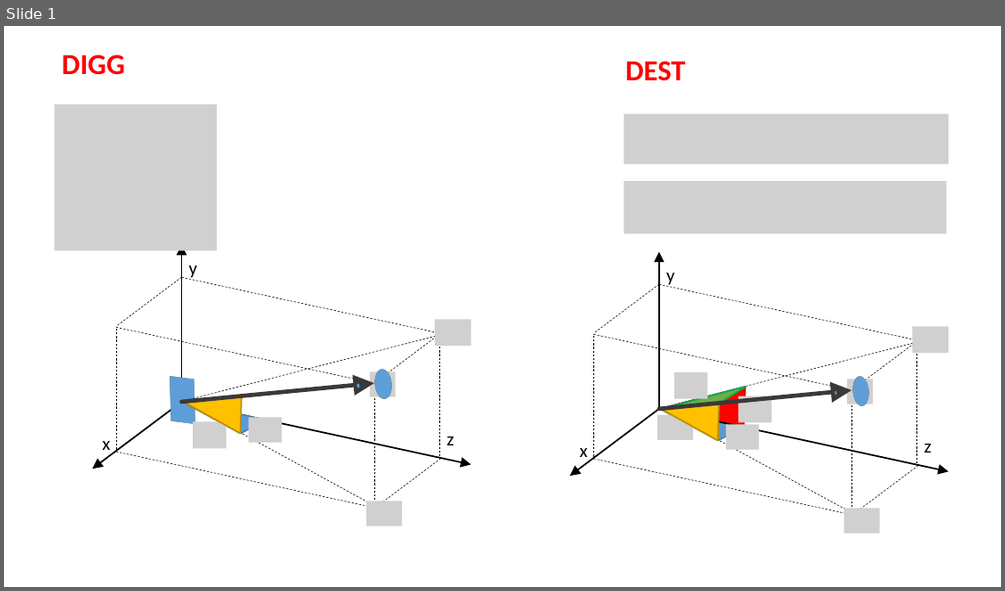
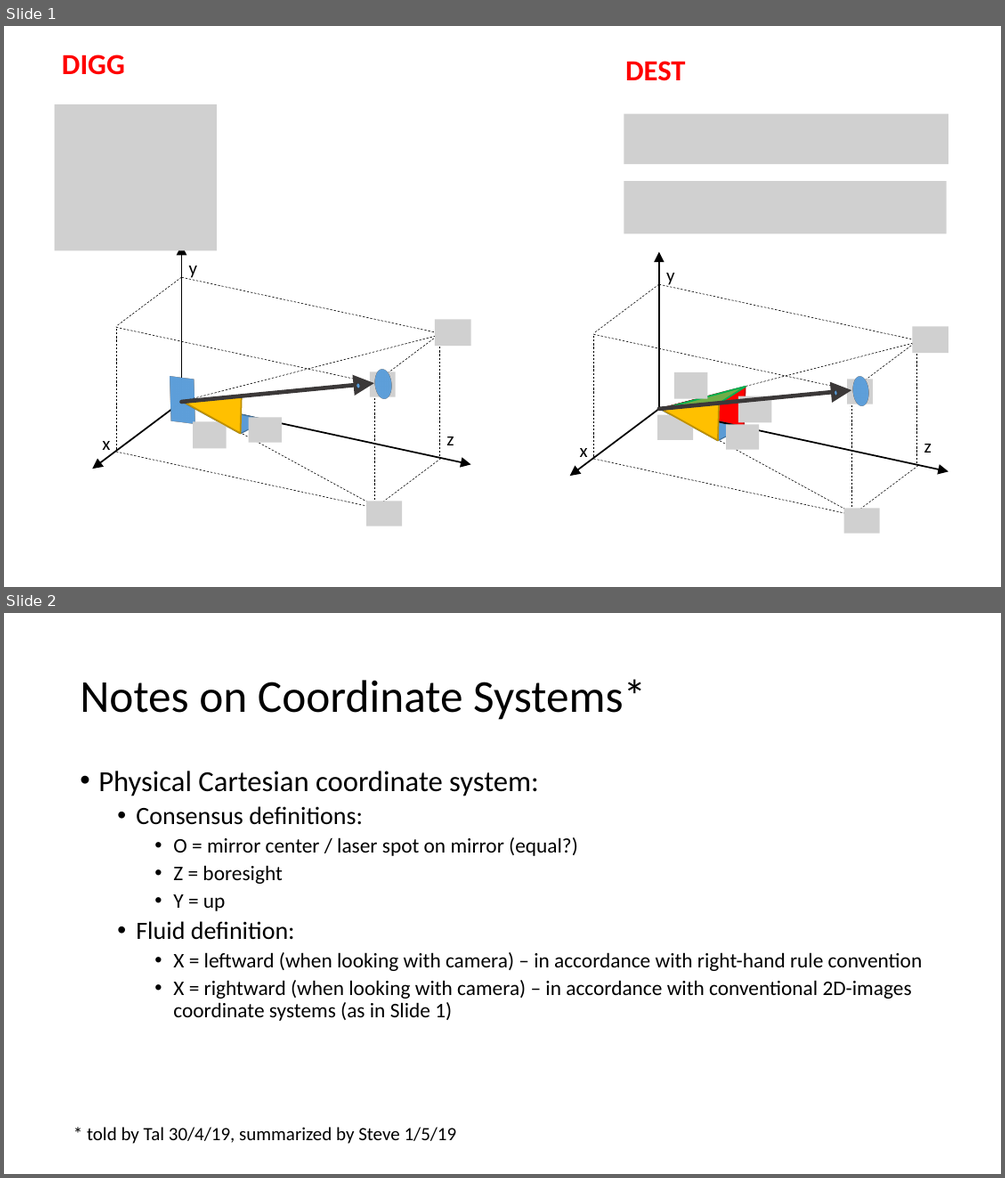
Before and after one commit to aangerma/algo_ivcam2, a slide deck: docs/misc/DESTangles.pptx. Shown one above the other, each under a label of ours: slide 1 before the commit, slides 1 and 2 after it. The pictures are 1005x591 and 1005x1178 pixels, drawn with LibreOffice and Linux fonts; fonts in the diff are those of the drawing; grey boxes stand for pictures. Boxes give left, top, right and bottom in pixels: in the first picture for what was removed or moved away, otherwise in the second. Text is boxed around its words. In the diff, an @@ line names an element or a change of style, - is before the commit and + after.

```diff
--- a/docs/misc/DESTangles.pptx
+++ b/docs/misc/DESTangles.pptx
@@ slide 2 added at [4, 613, 1001, 1174], background #FFFFFF @@
@@ title added at [80, 679, 646, 720], 44 pt, text #000000 @@
+Notes on Coordinate Systems*
@@ text added at [98, 771, 922, 1021], 20 pt, text #000000 @@
+• Physical Cartesian coordinate system:
+  • Consensus definitions:
+    • O = mirror center / laser spot on mirror (equal?)
+    • Z = boresight
+    • Y = up
+  • Fluid definition:
+    • X = leftward (when looking with camera) – in accordance with right-hand rule convention
+    • X = rightward (when looking with camera) – in accordance with conventional 2D-images coordinate systems (as in Slide 1)
@@ text added at [87, 1127, 457, 1143], 18 pt, text #000000 @@
+* told by Tal 30/4/19, summarized by Steve 1/5/19
```
Also in this commit, not shown: 3 other slides added.
